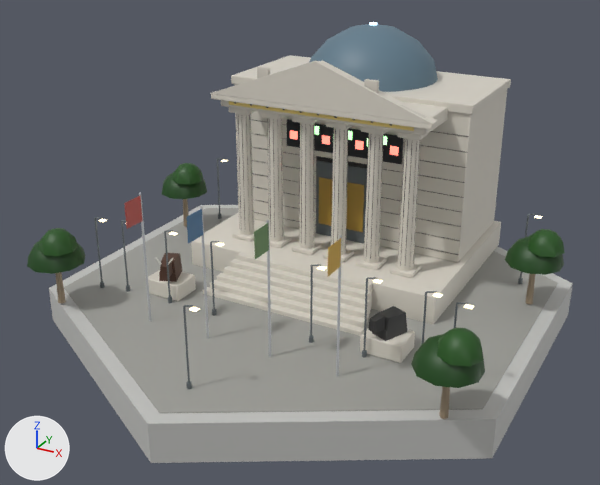
The glTF model native/godot/assets/art/blender/stockExchange.glb as it was, and as the next commit left it.
Rendered twice from a camera (50 mm lens) standing at (16.4, -30.9, 17.6) and looking at (-0.1, -1.1, 2.7). Arrows for +X, +Y and +Z are at lower left; the lights stay in place. The older version comes first. Vertices at exactly the same position are counted once.

Before the edit, the objects in view are built like this:
```python
me_glow_warm = bpy.data.meshes.new('glow_warm')
me_glow_warm.from_pydata(...)  # 96 vertices, 144 faces; spans x -8.2..9.1, y -9.9..9.9, z 3.6
me_glow_warm.materials.append(mat_glow_warm)
me_leaf = bpy.data.meshes.new('leaf')
me_leaf.from_pydata(...)  # 264 vertices, 440 faces; spans x -10.6..10.7, y -8.3..4.3, z 2.2..3.9
me_leaf.materials.append(mat_leaf)
me_metal = bpy.data.meshes.new('metal')
me_metal.from_pydata(...)  # 168 vertices, 272 faces; spans x -4.5..4.5, y -6.5..9.2, z 0.1..11.3
me_metal.materials.append(mat_metal)
me_pavers = bpy.data.meshes.new('pavers')
me_pavers.from_pydata(...)  # 12 vertices, 20 faces; spans x -10.0..10.0, y -11.6..11.6, z 0.1
me_pavers.materials.append(mat_pavers)
me_wall_concrete = bpy.data.meshes.new('wall_concrete')
me_wall_concrete.from_pydata(...)  # a 6-sided cylinder along z spanning x -10.7..10.7, y -12.3..12.3, z -1.6..0.1
me_wall_concrete.materials.append(mat_wall_concrete)
me_wood = bpy.data.meshes.new('wood')
me_wood.from_pydata(...)  # 56 vertices, 96 faces; spans x -9.6..9.6, y -7.2..3.2, z 0.2..2.6
me_wood.materials.append(mat_wood)
ob_glow_warm = bpy.data.objects.new('glow_warm', me_glow_warm)
ob_glow_warm.location = (0.0, 0.0, 0.0)
ob_leaf = bpy.data.objects.new('leaf', me_leaf)
ob_leaf.location = (0.0, 0.0, 0.0)
ob_metal = bpy.data.objects.new('metal', me_metal)
ob_metal.location = (0.0, 0.0, 0.0)
ob_pavers = bpy.data.objects.new('pavers', me_pavers)
ob_pavers.location = (0.0, 0.0, 0.0)
ob_wall_concrete = bpy.data.objects.new('wall_concrete', me_wall_concrete)
ob_wall_concrete.location = (0.0, 0.0, 0.0)
ob_wood = bpy.data.objects.new('wood', me_wood)
ob_wood.location = (0.0, 0.0, 0.0)
# also in view: 'stone' at (0.0, 2.2, 5.4); 'paint' at (0.0, -2.2, 4.0); 'steel_dark' at (0.2, 0.0, 2.7); 'glass' at (0.0, 6.0, 10.1); 'dark' at (0.0, 1.6, 4.9)
```
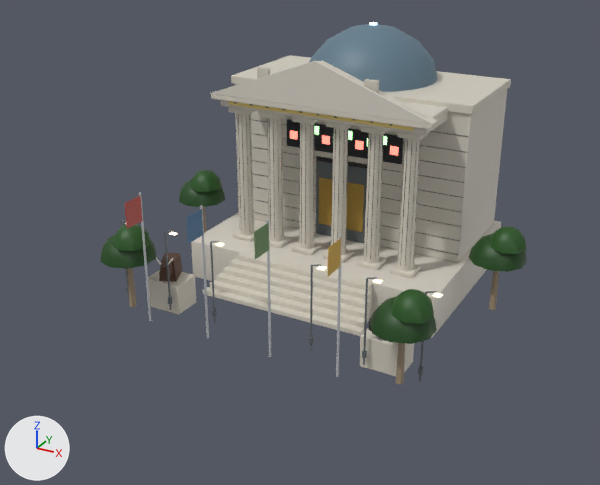
Changed parts and their boxes [x1, y1, x2, y2] in the pictures (600 x 485 px; the box of a moved part takes in the faces that stretch with it):
'pavers', deleted: before [64, 208, 558, 413]
'wall_concrete', deleted: before [49, 205, 573, 463]
'leaf', reshaped (21% narrower, 23% shorter): before [27, 163, 565, 388]; after [100, 170, 527, 344]
'wood', reshaped (22% narrower, 19% shorter): before [55, 199, 535, 419]; after [127, 207, 499, 385]
'glow_warm', reshaped (28% narrower, 51% shorter): before [98, 159, 542, 312]; after [125, 223, 443, 298]
part 1 of me_glow_warm, deleted: before [98, 159, 542, 312]
part 2 of me_leaf, moved or reshaped: before [27, 241, 86, 274]; after [100, 235, 156, 269]
part 3 of me_leaf, moved or reshaped: before [38, 228, 78, 256]; after [112, 224, 151, 251]
part 4 of me_leaf, moved or reshaped: before [411, 334, 485, 388]; after [370, 297, 437, 344]
part 5 of me_leaf, moved or reshaped: before [437, 328, 484, 366]; after [391, 289, 434, 324]
part 6 of me_leaf, moved or reshaped: before [162, 172, 207, 199]; after [179, 179, 225, 207]
part 7 of me_leaf, moved or reshaped: before [172, 163, 203, 184]; after [190, 170, 222, 192]
part 8 of me_leaf, moved or reshaped: before [505, 237, 564, 275]; after [469, 234, 527, 272]
part 9 of me_leaf, moved or reshaped: before [528, 229, 565, 257]; after [490, 226, 527, 254]
part 10 of me_wood, moved or reshaped: before [55, 272, 66, 303]; after [127, 268, 137, 307]
part 11 of me_wood, moved or reshaped: before [439, 386, 450, 419]; after [395, 343, 405, 385]
part 12 of me_wood, moved or reshaped (mostly hidden): before [183, 199, 189, 227]; after [203, 207, 207, 233]
part 13 of me_wood, moved or reshaped: before [525, 274, 535, 304]; after [489, 271, 499, 310]

What changed in the scene script:
```text
Change me_glow_warm:
    used by ob_glow_warm; location = (0.0, 0.0, 0.0)
    remove me_glow_warm.from_pydata(...)  # 96 vertices, 144 faces; spans x -8.2..9.1, y -9.9..9.9, z 3.6
    add me_glow_warm.from_pydata(...)  # 48 vertices, 72 faces; spans x -6.9..7.8, y -4.7..-4.5, z 3.6
    me_glow_warm part 1: 6 loose pieces with 48 vertices, spanning x -8.2..9.1, y -9.9..9.9, z 3.6, are deleted
Change me_leaf:
    used by ob_leaf; location = (0.0, 0.0, 0.0)
    remove me_leaf.from_pydata(...)  # 264 vertices, 440 faces; spans x -10.6..10.7, y -8.3..4.3, z 2.2..3.9
    add me_leaf.from_pydata(...)  # 264 vertices, 440 faces; spans x -9.1..9.2, y -6.4..3.8, z 2.2..3.9
    me_leaf part 2: the loose piece of 41 vertices spanning x -10.2..-7.8, y -8.3..-5.7, z 2.2..3.4 is moved by (2.4, 1.9, 0.0)
    me_leaf part 3: the loose piece of 25 vertices spanning x -9.4..-7.7, y -8.1..-6.4, z 3.0..3.9 is moved by (2.4, 1.9, 0.0)
    me_leaf part 4: the loose piece of 41 vertices spanning x 7.8..10.2, y -8.3..-5.7, z 2.2..3.4 is moved by (-2.4, 1.9, 0.0)
    me_leaf part 5: the loose piece of 25 vertices spanning x 8.6..10.3, y -8.1..-6.4, z 3.0..3.9 is moved by (-2.4, 1.9, 0.0)
    me_leaf part 6: the loose piece of 41 vertices spanning x -10.6..-8.2, y 1.7..4.3, z 2.2..3.4 is moved by (1.5, -0.5, 0.0)
    me_leaf part 7: the loose piece of 25 vertices spanning x -9.8..-8.1, y 2.0..3.6, z 3.0..3.9 is moved by (1.5, -0.5, 0.0)
    me_leaf part 8: the loose piece of 41 vertices spanning x 8.2..10.6, y 1.7..4.3, z 2.2..3.4 is moved by (-1.5, -0.5, 0.0)
    me_leaf part 9: the loose piece of 25 vertices spanning x 9.0..10.7, y 2.0..3.6, z 3.0..3.9 is moved by (-1.5, -0.5, 0.0)
Change me_wood:
    used by ob_wood; location = (0.0, 0.0, 0.0)
    remove me_wood.from_pydata(...)  # 56 vertices, 96 faces; spans x -9.6..9.6, y -7.2..3.2, z 0.2..2.6
    add me_wood.from_pydata(...)  # 56 vertices, 96 faces; spans x -8.1..8.1, y -5.2..2.7, z -0.2..2.6
    me_wood part 10: the loose piece of 14 vertices spanning x -9.2..-8.8, y -7.2..-6.8, z 0.2..2.6 is scaled about its middle by (1, 1, 1.19), then moved by (2.4, 1.9, -0.2)
    me_wood part 11: the loose piece of 14 vertices spanning x 8.8..9.2, y -7.2..-6.8, z 0.2..2.6 is scaled about its middle by (1, 1, 1.19), then moved by (-2.4, 1.9, -0.2)
    me_wood part 12: the loose piece of 14 vertices spanning x -9.6..-9.2, y 2.8..3.2, z 0.2..2.6 is scaled about its middle by (1, 1, 1.19), then moved by (1.5, -0.5, -0.2)
    me_wood part 13: the loose piece of 14 vertices spanning x 9.2..9.6, y 2.8..3.2, z 0.2..2.6 is scaled about its middle by (1, 1, 1.19), then moved by (-1.5, -0.5, -0.2)
Remove ob_pavers:
    ob_pavers = bpy.data.objects.new('pavers', me_pavers)
    ob_pavers.location = (0.0, 0.0, 0.0)
Remove ob_wall_concrete:
    ob_wall_concrete = bpy.data.objects.new('wall_concrete', me_wall_concrete)
    ob_wall_concrete.location = (0.0, 0.0, 0.0)
```
